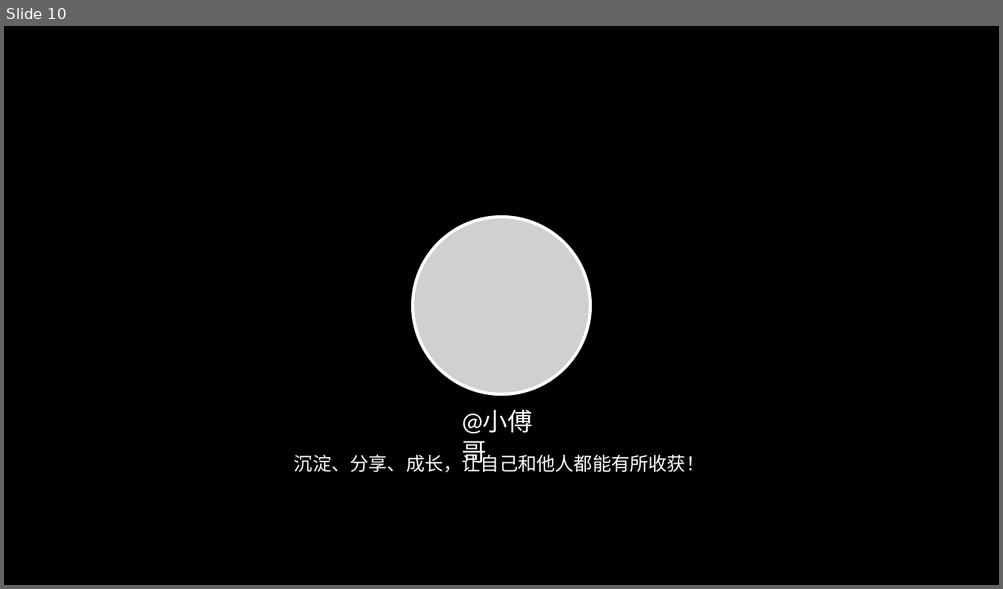
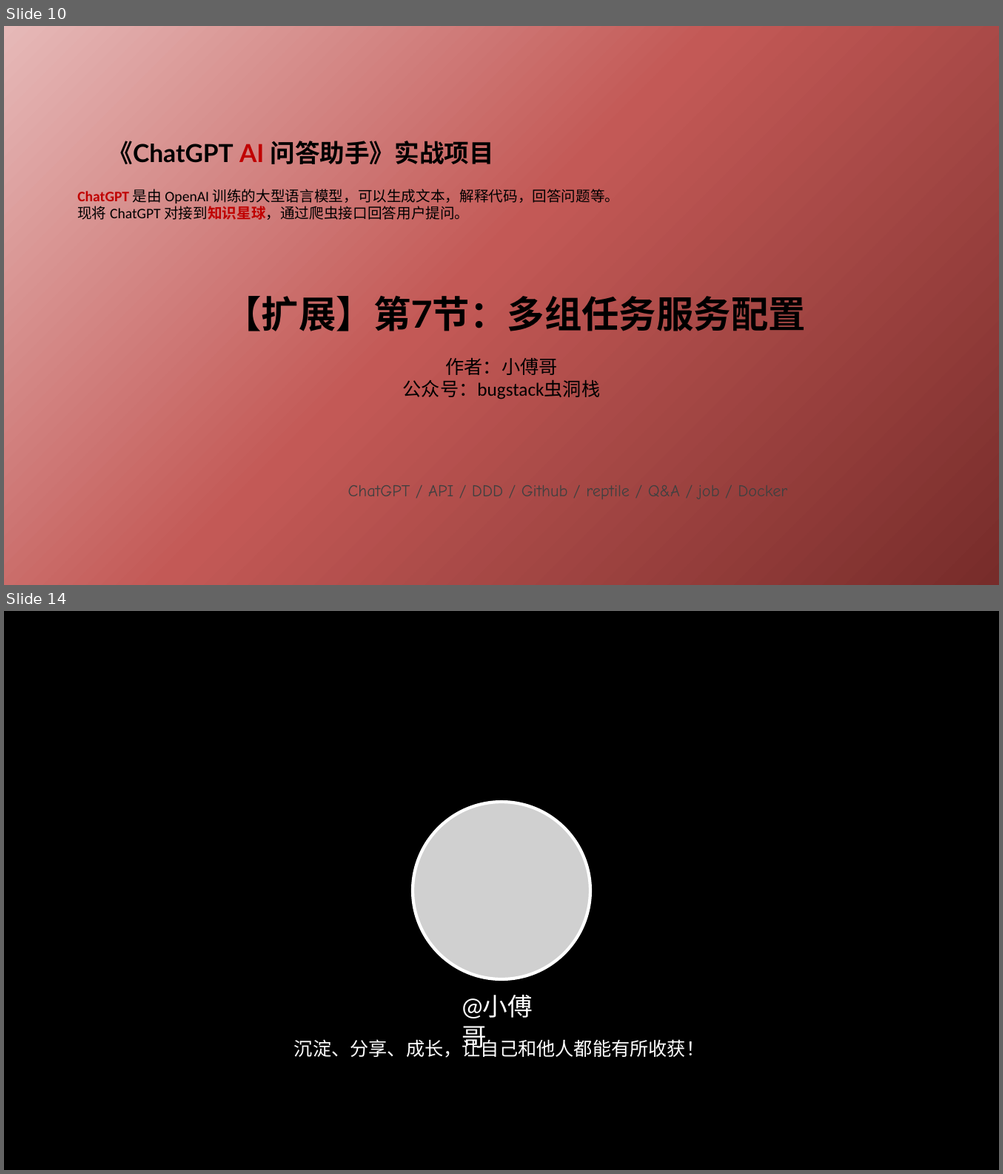
Before and after one commit to fuzhengwei/chatbot-api, a slide deck: docs/ppt/ChatGPT AI 问答助手.pptx. Shown one above the other, each under a label of ours: slide 10 before the commit, slides 10 and 14 after it; the slides between them are not shown. The pictures are 1003x589 and 1003x1174 pixels, drawn with LibreOffice and Linux fonts; fonts in the diff are those of the drawing; grey boxes stand for pictures; background and template pictures are left out. Boxes give left, top, right and bottom in pixels: in the first picture for what was removed or moved away, otherwise in the second. Text is boxed around its words. In the diff, an @@ line names an element or a change of style, - is before the commit and + after.

Commit message:
小傅哥，docs：第7节：多组任务服务配置

```diff
--- a/docs/ppt/ChatGPT AI 问答助手.pptx
+++ b/docs/ppt/ChatGPT AI 问答助手.pptx
@@ slide 10 added at (4, 26, 999, 585), background gradient #E6B9B8 to #C35956 to #772C2A; not listed: 1 template element that a slide beside it also shows @@
@@ text added at (108, 141, 494, 164), 24 pt, text #000000, bold @@
+《ChatGPT AI 问答助手》实战项目
@@ text added at (77, 186, 620, 220), 14 pt, text #000000 @@
+ChatGPT 是由 OpenAI 训练的大型语言模型，可以生成文本，解释代码，回答问题等。现将 ChatGPT 对接到知识星球，通过爬虫接口回答用户提问。
@@ text added at (225, 290, 805, 332), 36 pt, text #000000, bold @@
+【扩展】第7节：多组任务服务配置
@@ text added at (348, 486, 629, 500), 16 pt, text #404040 @@
+ChatGPT / API / DDD / Github / reptile / Q&A / job / Docker
@@ what was slide 10 is now slide 14 @@
```
Also in this commit, not shown: 3 other slides added, 2 other files.
